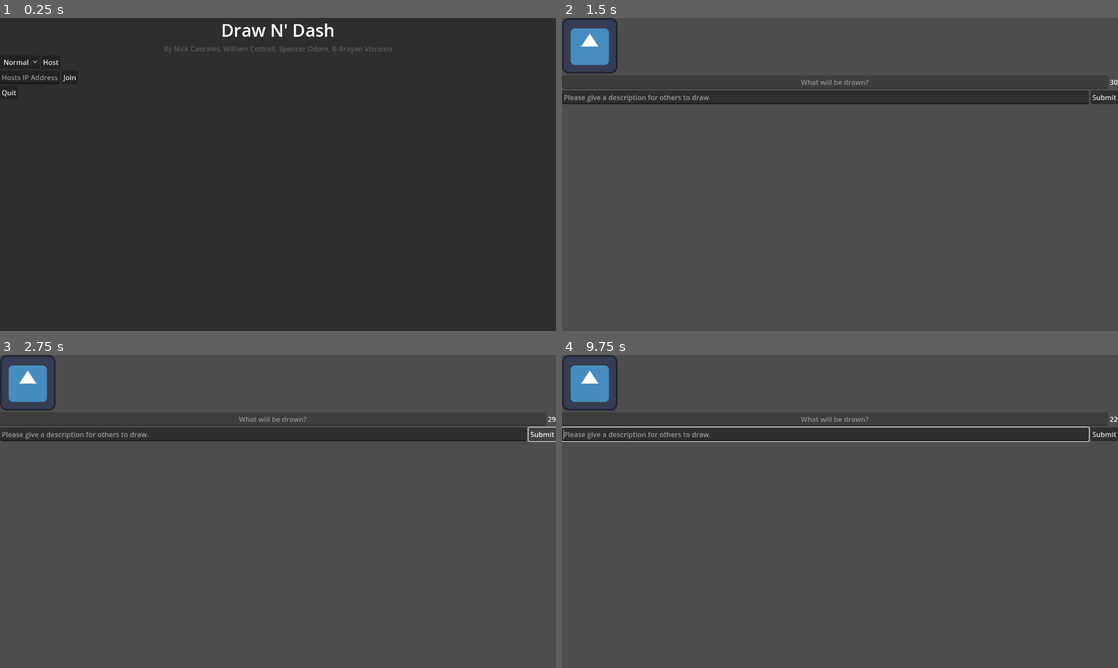
Above: before the commit, frames 1-4 (two rows, left to right).
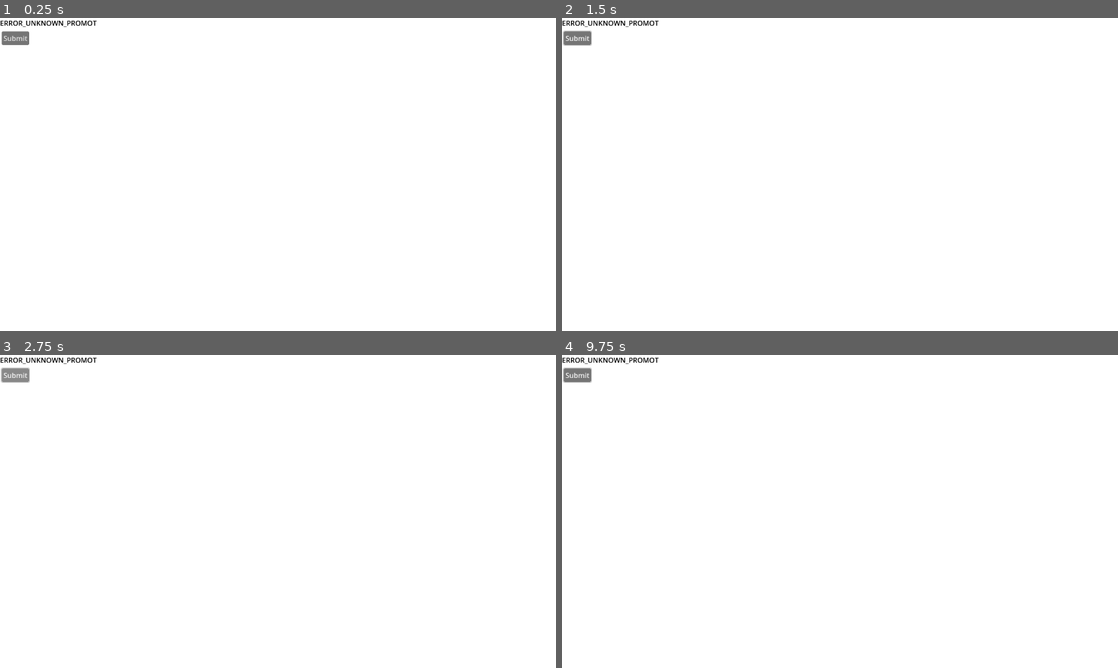
Above: after the commit, the same moments.

Repository: SpencerOdom/Draw-N-Dash
Game: Godot game, scene res://Gamemodes/Normal/drawing_canvas.tscn
Two runs of this game, one before a commit and one after it. Both use one fixed random seed, a clock stepped at 60 frames per second and the inputs below. Before the commit the project starts from res://world.tscn. The engine's default icon, where the game draws it, is replaced by a stand-in: a white triangle on a blue panel in a dark square.
Inputs (mouse positions are in pixels of both pictures, inside the frame that each line leads up to):
- Up to frame 1 (0.25 s): no input
- Up to frame 2 (1.5 s): click (578, 36) at 0.5 s, where only the run after the commit has a clickable "Submit"; click (612, 61) at 1.25 s, where only the run before the commit has a clickable "Host"
- Up to frame 3 (2.75 s): click "Submit" at 2 s
- Up to frame 4 (9.75 s): click "Submit" at 2.75 s; click "Submit" at 3.5 s; tap Enter at 4.25, 5.75, 7.25 s; move the mouse to (962, 495) at 4.27 s; click (962, 495) at 4.42 s; tap Space at 5, 6.5, 8 s; move the mouse to (728, 527) at 5.02 s; click (728, 527) at 5.17 s; move the mouse to (895, 442) at 5.77 s; click (895, 442) at 5.92 s; move the mouse to (812, 574) at 6.52 s; click (812, 574) at 6.67 s; move the mouse to (1006, 558) at 7.27 s; click (1006, 558) at 7.42 s; move the mouse to (673, 464) at 8.02 s; click (673, 464) at 8.17 s; move the mouse to (867, 511) at 8.77 s; click (867, 511) at 8.92 s; move the mouse to (756, 433) at 9.52 s; click (756, 433) at 9.67 s

The runs differ from the first frame. In frame 1, 100% of the frame differs, in the area x 0-100%, y 0-100%; in frame 2, 100%; in frame 3, 100%; in frame 4, 100%.

Commit message:
Adding files to Repo

Diff:
--- /dev/null
+++ b/canvas.gd
@@ -0,0 +1,24 @@
+extends Node2D
+
+# TODO: Make it so that the player can only draw whats on the canvas.
+
+
+@onready var _lines: Node2D = $Line2D
+
+var _pressed: bool = false
+var _current_line: Line2D = null
+
+func _input(event: InputEvent) -> void:
+	if event is InputEventMouseButton:
+		if event.button_index == MOUSE_BUTTON_LEFT:
+			_pressed = event.pressed
+
+			if _pressed:
+				_current_line = Line2D.new()
+				_current_line.default_color = Color.BLACK
+				_current_line.width = 12
+				_lines.add_child(_current_line)
+				_current_line.add_point(event.position)
+
+	elif event is InputEventMouseMotion and _pressed:
+		_current_line.add_point(event.position)
--- /dev/null
+++ b/drawing_canvas.tscn
@@ -0,0 +1,31 @@
+[gd_scene load_steps=2 format=3 uid="uid://cxr67glwbw3w1"]
+
+[ext_resource type="Script" path="res://Gamemodes/Normal/canvas.gd" id="1_hewgr"]
+
+[node name="DrawingCanvas" type="Node"]
+
+[node name="ColorRect" type="ColorRect" parent="."]
+offset_right = 1328.0
+offset_bottom = 763.0
+
+[node name="Canvas" type="Node2D" parent="."]
+script = ExtResource("1_hewgr")
+
+[node name="Line2D" type="Line2D" parent="Canvas"]
+default_color = Color(0, 0, 0, 1)
+
+[node name="Canvas Phrase" type="RichTextLabel" parent="Canvas"]
+modulate = Color(0, 0, 0, 1)
+self_modulate = Color(0, 0, 0, 1)
+offset_left = 458.0
+offset_top = 8.0
+offset_right = 890.0
+offset_bottom = 89.0
+size_flags_horizontal = 4
+size_flags_vertical = 4
+theme_override_font_sizes/bold_font_size = 55
+bbcode_enabled = true
+text = " [b]Draw a Donkey[/b]
+"
+fit_content = true
+scroll_active = false
--- /dev/null
+++ b/lobby_menu.tscn
@@ -0,0 +1,34 @@
+[gd_scene format=3 uid="uid://c542tcfnbely7"]
+
+[node name="LobbyMenu" type="Node"]
+
+[node name="BackgroundImage" type="CanvasGroup" parent="."]
+
+[node name="HBoxContainer" type="HBoxContainer" parent="."]
+offset_right = 40.0
+offset_bottom = 40.0
+
+[node name="PlayersInLobby" type="VBoxContainer" parent="HBoxContainer"]
+layout_mode = 2
+
+[node name="VBoxContainer" type="VBoxContainer" parent="HBoxContainer"]
+layout_mode = 2
+
+[node name="Header" type="HBoxContainer" parent="HBoxContainer/VBoxContainer"]
+layout_mode = 2
+
+[node name="GamemodeName" type="LineEdit" parent="HBoxContainer/VBoxContainer/Header"]
+layout_mode = 2
+placeholder_text = "Select a Gamemode"
+
+[node name="GamemodeSelection" type="OptionButton" parent="HBoxContainer/VBoxContainer/Header"]
+layout_mode = 2
+
+[node name="StartGameButton" type="Button" parent="HBoxContainer/VBoxContainer/Header"]
+layout_mode = 2
+text = "Start"
+
+[node name="Label" type="Label" parent="HBoxContainer/VBoxContainer"]
+layout_mode = 2
+text = "Description.
+TODO: Gamemode Settings."
--- /dev/null
+++ b/normal_gamemode.tscn
@@ -0,0 +1,3 @@
+[gd_scene format=3 uid="uid://dia1f5rqei2u4"]
+
+[node name="Normal_Gamemode" type="Node"]
--- a/project.godot
+++ b/project.godot
@@ -11,7 +11,7 @@
 [application]
 
 config/name="drawndash"
-run/main_scene="res://world.tscn"
+run/main_scene="res://Gamemodes/Normal/drawing_canvas.tscn"
 config/features=PackedStringArray("4.3", "Forward Plus")
 config/icon="res://icon.svg"
 
@@ -19,6 +19,8 @@
 
 window/size/viewport_width=1280
 window/size/viewport_height=720
+mouse_cursor/custom_image="res://Cursor_Images/pencil-cursor.png"
+mouse_cursor/custom_image_hotspot=Vector2(0, 20)
 
 [dotnet]
 
--- /dev/null
+++ b/starting_word_prompt.gd
@@ -0,0 +1,26 @@
+extends Node
+
+
+# Called when the node enters the scene tree for the first time.
+func _ready() -> void:
+	pass # Replace with function body.
+
+
+# Called every frame. 'delta' is the elapsed time since the previous frame.
+func _process(delta: float) -> void:
+	$VBoxContainer/GameStuff/Timer.text = "%s" % roundf($Timer.time_left)
+	# The "%s" indecates a string. The % after the string is to replace the LHS (string) with the RHS value(s).
+	#if $Timer.time_left == 0: *submit signal*
+	pass
+
+
+func _on_submit_button_pressed() -> void:
+	var user_prompt = $VBoxContainer/HBoxContainer/UserPrompt
+	#if user_prompt.text == "":
+	#	print("No text provided for the prompt.")
+	#elif user_prompt.text == "$ForceTimerOut":
+	#	print("Emit a signal to cause a premature timeout.") # TODO: Read and complete the print statement.
+	#else:
+		#print(user_prompt.text)
+	#print(user_prompt.text)
+	pass # Replace with function body.
--- /dev/null
+++ b/starting_word_prompt.tscn
@@ -0,0 +1,51 @@
+[gd_scene load_steps=3 format=3 uid="uid://dmvbq16tk5oim"]
+
+[ext_resource type="Texture2D" uid="uid://c0ofh6wvr6d2h" path="res://icon.svg" id="1_3kuqx"]
+[ext_resource type="Script" path="res://Gamemodes/Normal/starting_word_prompt.gd" id="1_fimin"]
+
+[node name="StartingWordPrompt" type="Node"]
+script = ExtResource("1_fimin")
+
+[node name="Timer" type="Timer" parent="."]
+wait_time = 30.0
+one_shot = true
+autostart = true
+
+[node name="VBoxContainer" type="VBoxContainer" parent="."]
+anchors_preset = 15
+anchor_right = 1.0
+anchor_bottom = 1.0
+grow_horizontal = 2
+grow_vertical = 2
+
+[node name="TextureRect" type="TextureRect" parent="VBoxContainer"]
+layout_mode = 2
+texture = ExtResource("1_3kuqx")
+stretch_mode = 2
+
+[node name="GameStuff" type="HBoxContainer" parent="VBoxContainer"]
+layout_mode = 2
+
+[node name="QuestionPrompt" type="LineEdit" parent="VBoxContainer/GameStuff"]
+layout_mode = 2
+size_flags_horizontal = 3
+text = "What will be drawn?"
+alignment = 1
+editable = false
+
+[node name="Timer" type="Label" parent="VBoxContainer/GameStuff"]
+layout_mode = 2
+
+[node name="UserInputs" type="HBoxContainer" parent="VBoxContainer"]
+layout_mode = 2
+
+[node name="UserPrompt" type="LineEdit" parent="VBoxContainer/UserInputs"]
+layout_mode = 2
+size_flags_horizontal = 3
+placeholder_text = "Please give a description for others to draw."
+
+[node name="SubmitButton" type="Button" parent="VBoxContainer/UserInputs"]
+layout_mode = 2
+text = "Submit"
+
+[connection signal="pressed" from="VBoxContainer/UserInputs/SubmitButton" to="." method="_on_submit_button_pressed"]
Binary file added: eraser-cursor.png
Not shown, added: eraser-cursor.png.import
Binary file added: pencil-cursor.png
Not shown, added: pencil-cursor.png.import
